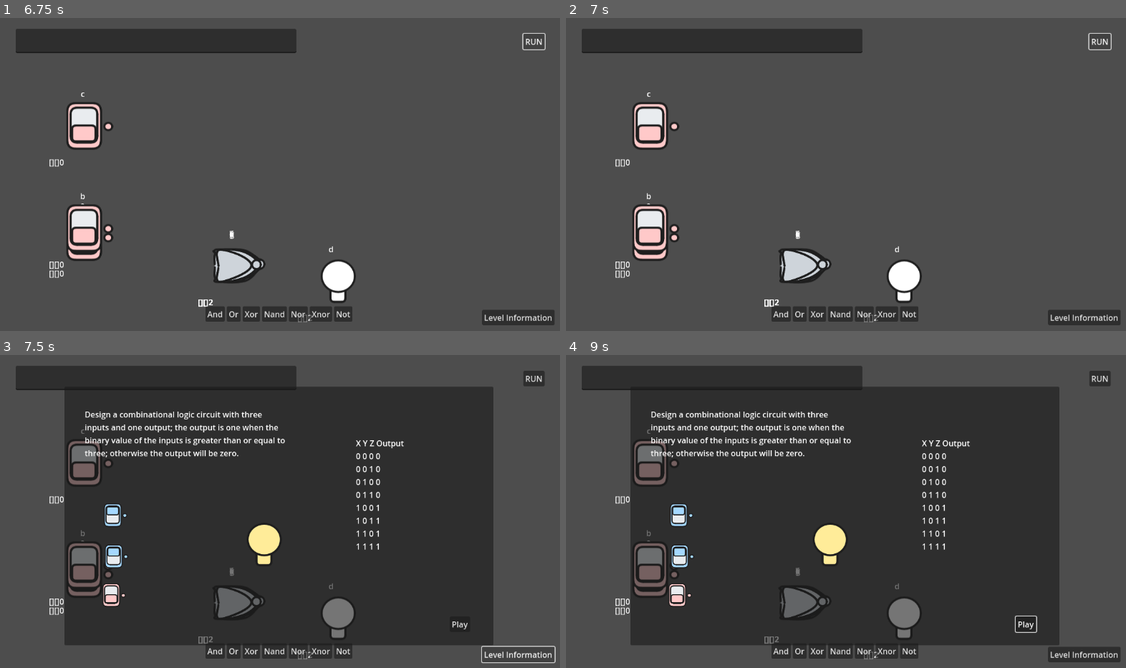
Above: before the commit, frames 1-4 (two rows, left to right).
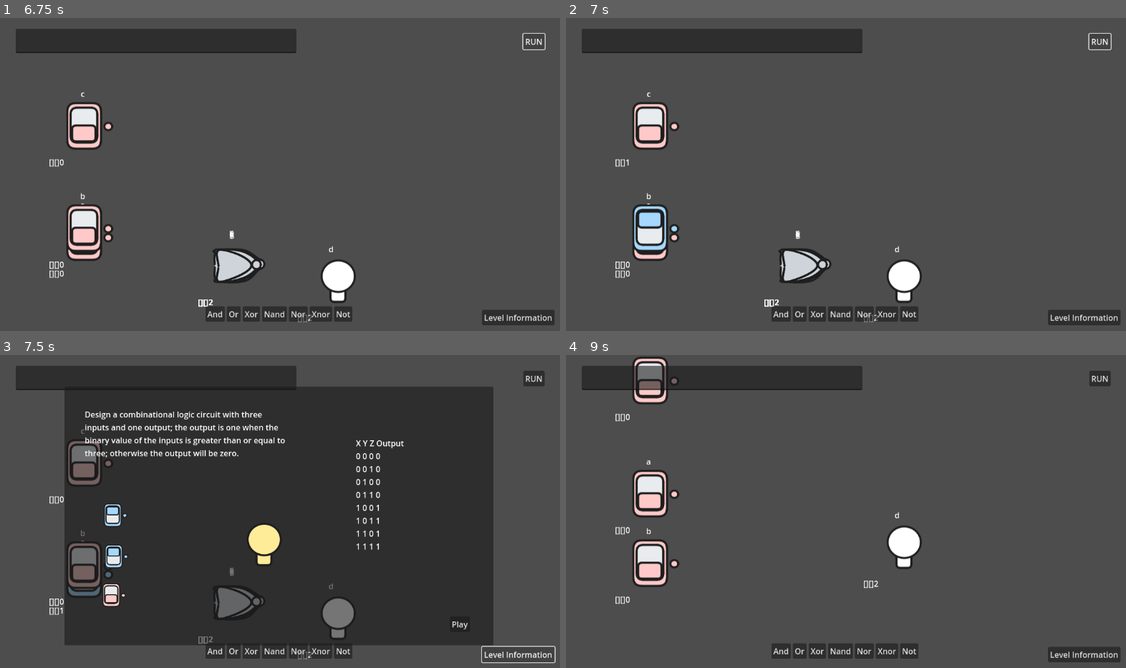
Above: after the commit, the same moments.

Repository: sininen-blue/logic-gate-tesseract
Game: Godot game, scene res://simulation/simulation.tscn
The game is run twice, just before and just after one commit, with the same random seed, the same clock (stepped at 60 frames per second) and the same inputs. This scene is started directly instead of the project's main scene.
Inputs (mouse positions are in pixels of both pictures, inside the frame that each line leads up to):
- Up to frame 1 (6.75 s): click (156, 39) at 0.52 s; type "Alex" at 0.6 s; click "And" at 1.25 s; click "Or" at 2 s; click "Xor" at 2.75 s; click "Nand" at 3.5 s; click "Nor" at 4.25 s; click "Xnor" at 5 s; click "Not" at 5.75 s; click "RUN" at 6.5 s
- Up to frame 2 (7 s): no input
- Up to frame 3 (7.5 s): click "Level Information" at 7.25 s
- Up to frame 4 (9 s): click "Play" at 8 s; click (840, 608) at 8.75 s, where only the run after the commit has a clickable "Retry"

Frame 1 is identical in both runs. In frame 2, 0.7% of the frame differs, in the area x 10-20%, y 45-75%; in frame 3, 0.1%; in frame 4, 61%, in the area x 8-89%, y 0-98%.

Commit message:
made it run

Diff:
--- a/simulation/simulation-manager.gd
+++ b/simulation/simulation-manager.gd
@@ -9,6 +9,8 @@
 var state : int = IDLE
 
 var all_gates : Array[Gate]
+var start_gates : Array[Gate]
+var end_gates : Array[Gate]
 var active_gates : Array[Gate]
 
 @export var GATE_SCENE : PackedScene
@@ -26,6 +28,7 @@
 @onready var nor_button: Button = $CanvasLayer/UI/FlowContainer/NorButton
 @onready var xnor_button: Button = $CanvasLayer/UI/FlowContainer/XnorButton
 @onready var not_button: Button = $CanvasLayer/UI/FlowContainer/NotButton
+@onready var run_button: Button = $CanvasLayer/UI/RunButton
 
 
 func _ready() -> void:
@@ -38,6 +41,8 @@
 	xnor_button.pressed.connect(create_gate.bind("xnor"))
 	not_button.pressed.connect(create_gate.bind("not"))
 
+	run_button.pressed.connect(run_simulation)
+
 	## NOTE: these are temporary testing nodes
 	## this should be replaced by a json reader
 	## that reads level data and places all the parts
@@ -72,6 +77,10 @@
 
 	add_child(gate_scene)
 	all_gates.append(gate_scene)
+	if gate_scene.gate_type == "start":
+		start_gates.append(gate_scene)
+	if gate_scene.gate_type == "end":
+		end_gates.append(gate_scene)
 
 
 ## Deletion
@@ -179,7 +188,7 @@
 			var mouse_vector : Vector2 = start_position - get_global_mouse_position()
 
 			var tween : Tween = get_tree().create_tween()
-			tween.set_ease(Tween.EASE_OUT)
+
 			tween.set_trans(Tween.TRANS_QUART)
 			tween.tween_property(
 				camera, "global_position", camera.global_position + mouse_vector, 0.05
@@ -222,31 +231,40 @@
 
 
 func run_simulation() -> void:
-	pass
-	### TODO: label start nodes
-	### TODO: make a recursive function that allows for multiple depths
-	#var end_values : Array[Array]
-	#
-	#for x in range(2):
-		#for y in range(2):
-			#for z in range(2):
-				#start_nodes[0].value = x
-				#start_nodes[1].value = y
-				#start_nodes[2].value = z
-				#
-				#await get_tree().create_timer(.2).timeout
-				#
-				#var row = [x, y, z, end_node.value]
-				#end_values.append(row)
-				#
-				#await get_tree().create_timer(.2).timeout
-	#
-	#var json_string = JSON.stringify(end_values)
-	#var file = FileAccess.open("user://temp.dat", FileAccess.WRITE)
-	#file.store_string(json_string)
-	#
-	#get_tree().change_scene_to_file("res://ui/level_complete.tscn")
-
+	var truth_table : Array[Array] = generate_truth_table(len(start_gates))
+	var end_values : Array[Array]
+	for row in truth_table:
+		for i in range(len(start_gates)):
+			start_gates[i].value = row[i]
+		await get_tree().create_timer(.2).timeout
+
+		var row_results : Array
+		for start in start_gates:
+			row_results.append(start.value)
+		for end in end_gates:
+			row_results.append(end.value)
+		end_values.append(row_results)
+
+
+	var json_string = JSON.stringify(end_values)
+	var file = FileAccess.open("user://temp.dat", FileAccess.WRITE)
+	file.store_string(json_string)
+
+	get_tree().change_scene_to_file("res://ui/level_complete.tscn")
+
+func generate_truth_table(start_count : int) -> Array[Array]:
+	var num_rows : int = pow(2, start_count)
+	var output : Array[Array]
+
+	for i in range(num_rows):
+		var row : Array
+		for j in range(start_count):
+			var bit_value : int = (i >> j) & 1
+			row.append(bit_value)
+		row.reverse()
+		output.append(row)
+
+	return output
 
 func _on_info_button_pressed() -> void:
 	$CanvasLayer/UI/LevelInfo.visible = !$CanvasLayer/UI/LevelInfo.visible
--- a/simulation/simulation.tscn
+++ b/simulation/simulation.tscn
@@ -44,6 +44,7 @@
 metadata/_edit_lock_ = true
 
 [node name="TextEdit" type="TextEdit" parent="CanvasLayer/UI"]
+layout_mode = 0
 offset_left = 46.0
 offset_top = 22.0
 offset_right = 611.0
--- a/ui/level_complete.gd
+++ b/ui/level_complete.gd
@@ -7,9 +7,11 @@
 func _ready():
 	var file = FileAccess.open("user://temp.dat", FileAccess.READ)
 	var content = file.get_as_text()
+	print(content)
 	var results = JSON.parse_string(content)
 
 	## TODO: proper formatting
+	## TODO: make it work with multiple end outputs
 	var table : String
 	for x in range(len(results)):
 		table += str(results[x])
